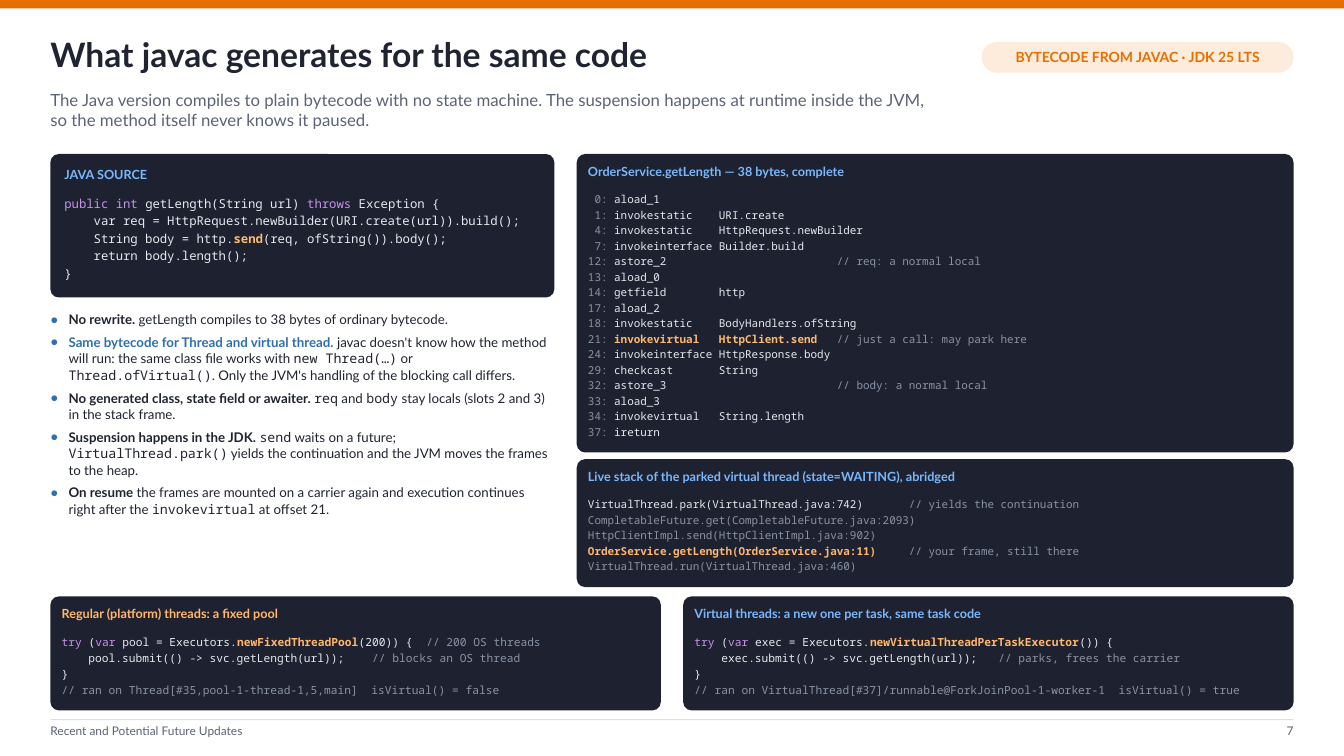
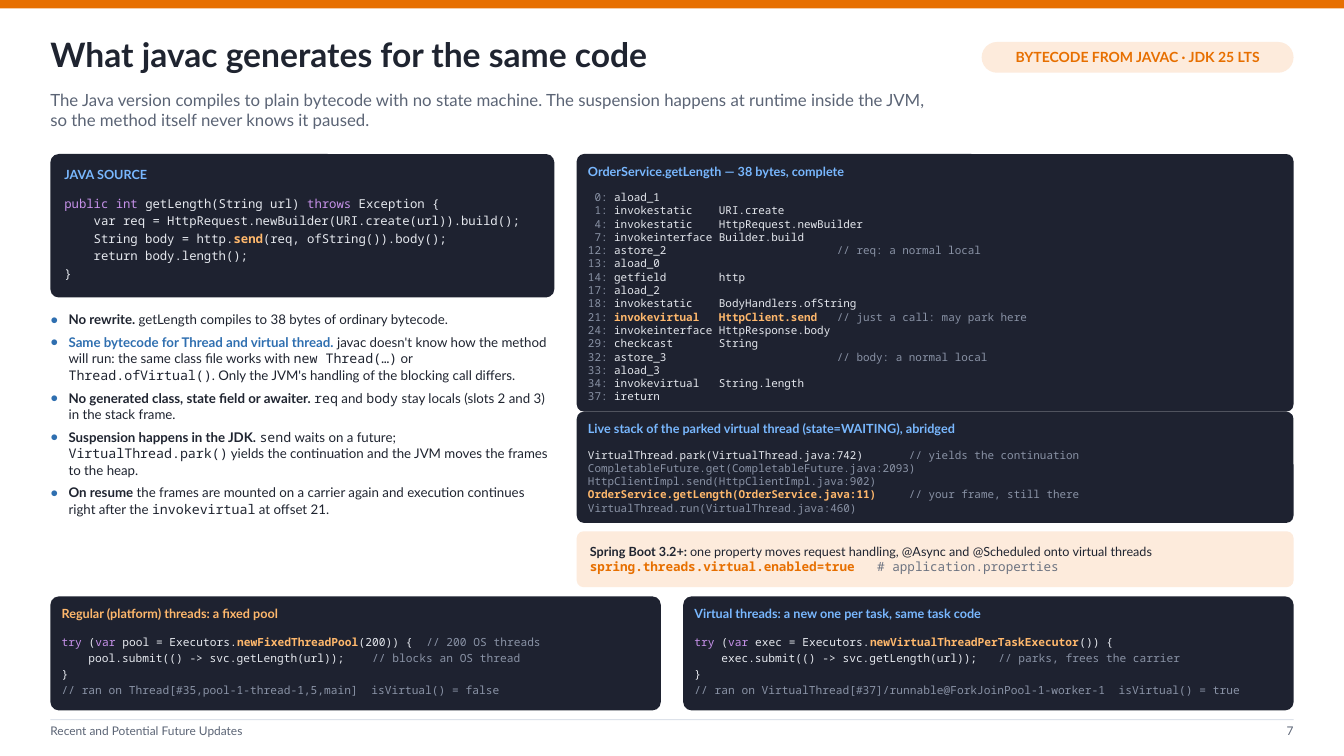
Before and after one commit to muminc/valhalla-testing, a slide deck: slide 7 of java-updates.pptx. Drawn at 1344x756 pixels with LibreOffice and Linux fonts; fonts in the diff are those of the drawing. Boxes give left, top, right and bottom in pixels: in the first picture for what was removed or moved away, otherwise in the second. Text is boxed around its words. In the diff, an @@ line names an element or a change of style, - is before the commit and + after.

```diff
--- a/java-updates.pptx
+++ b/java-updates.pptx
@@ rounded rectangle resized from (x1=577, y1=154, x2=1294, y2=453) to (x1=577, y1=154, x2=1294, y2=412) @@
@@ text "0: aload_1" at (x1=588, y1=192, x2=1027, y2=400): line spacing 11.1pt to 9.5pt @@
@@ rounded rectangle resized from (x1=577, y1=460, x2=1294, y2=588) to (x1=577, y1=411, x2=1294, y2=522) @@
@@ text "VirtualThread.park(VirtualThread.java:742) // yields the con ..." at (x1=588, y1=450, x2=1080, y2=515): line spacing 11.1pt to 9.5pt @@
@@ text "Live stack of the parked ..." moved from (x1=588, y1=471, x2=955, y2=484) to (x1=588, y1=423, x2=955, y2=436) @@
@@ text "VirtualThread.park(VirtualThread.java:742) // yields the con ..." moved from (x1=588, y1=499, x2=1080, y2=573) to (x1=588, y1=450, x2=1080, y2=515) @@
@@ rounded rectangle added at (x1=577, y1=531, x2=1294, y2=587), fill #FDEBDC, 9 pt, text #1F2430 @@
+Spring Boot 3.2+: one property moves request handling, @Async and @Scheduled onto virtual threads
+spring.threads.virtual.enabled=true # application.properties
```
